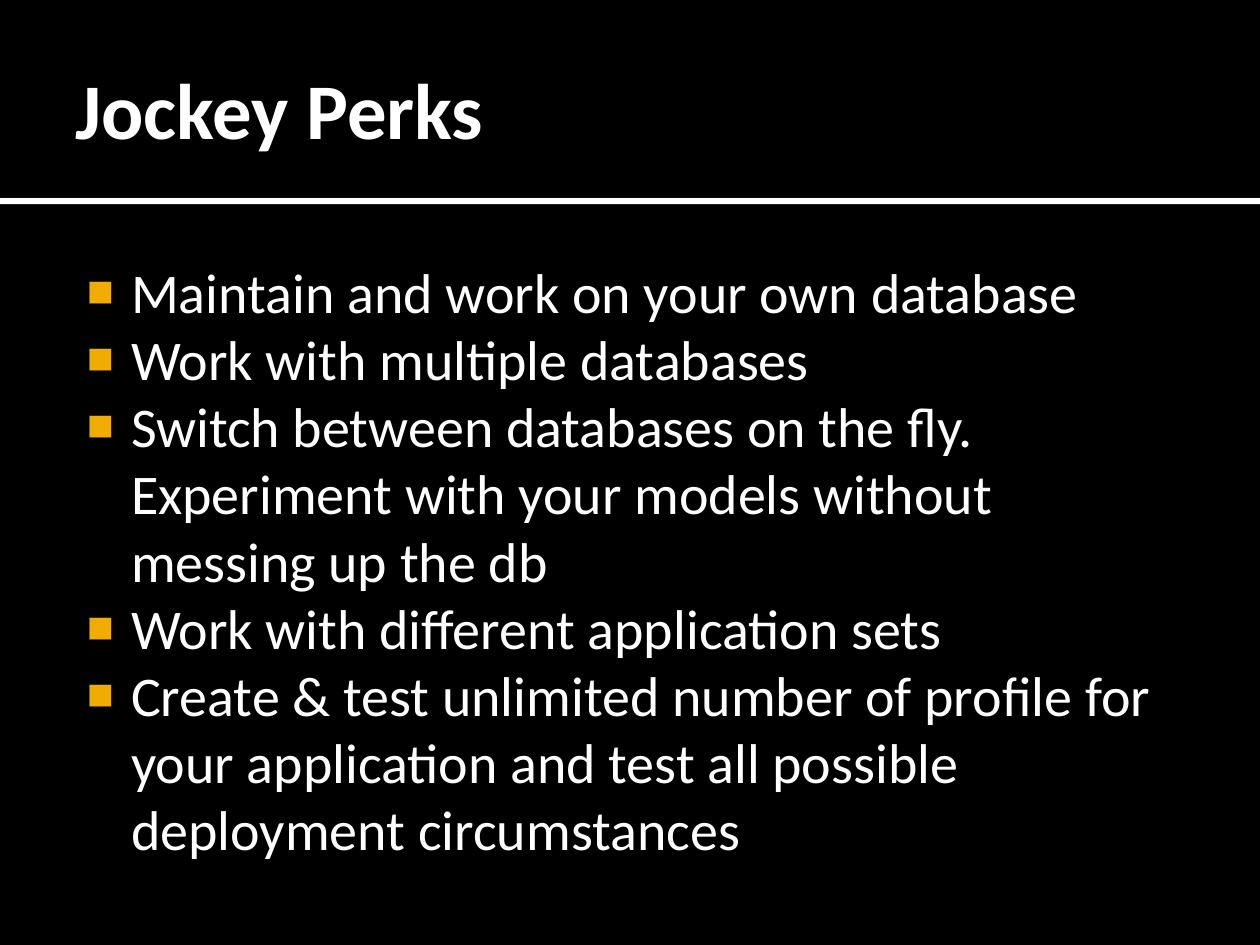
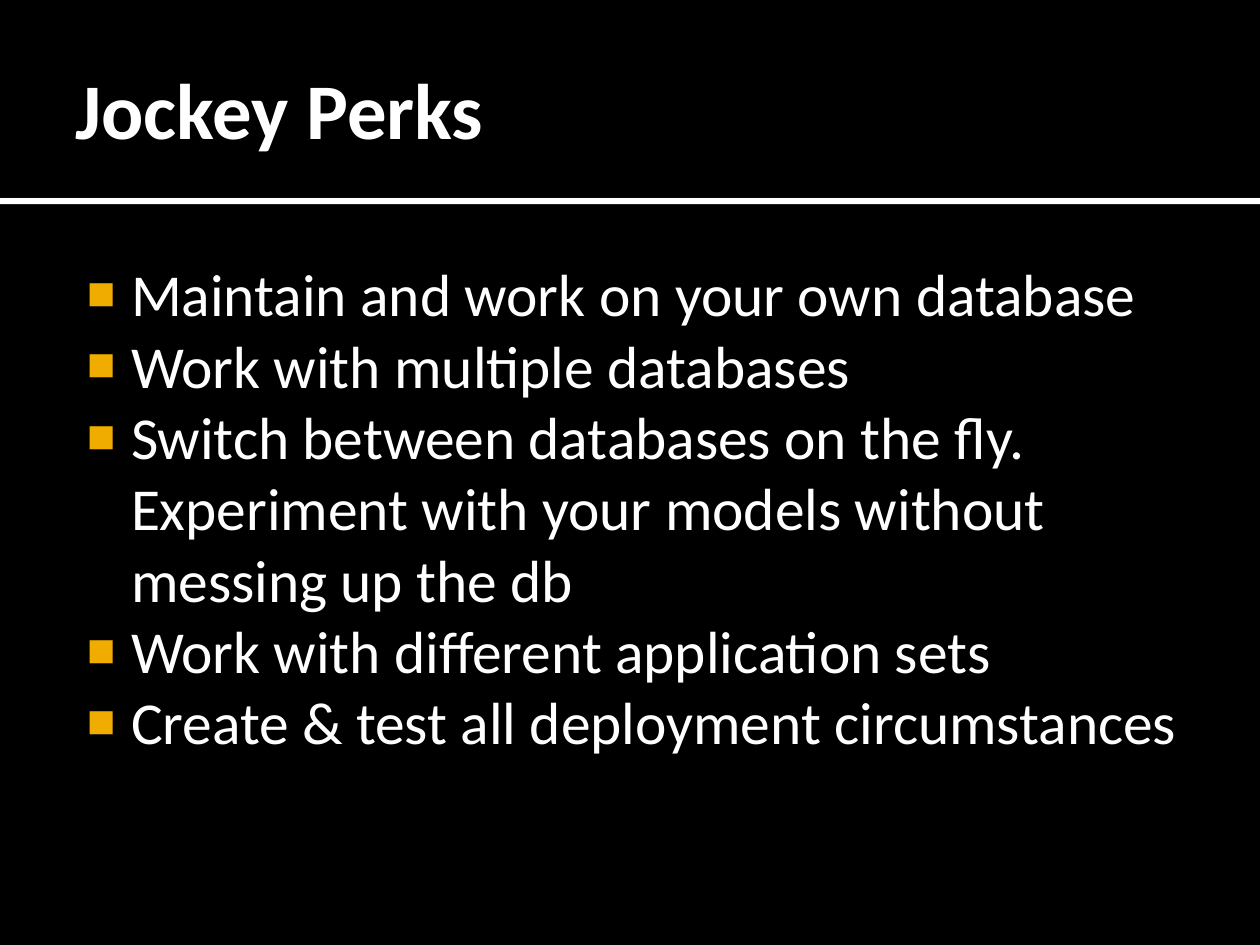
Before and after one commit to tarequeh/django-config, a slide deck: slide 9 of docs/Jockeying.pptx. Drawn at 1260x945 pixels with LibreOffice and Linux fonts; fonts in the diff are those of the drawing. Boxes give left, top, right and bottom in pixels: in the first picture for what was removed or moved away, otherwise in the second. Text is boxed around its words. In the diff, an @@ line names an element or a change of style, - is before the commit and + after.

```diff
--- a/docs/Jockeying.pptx
+++ b/docs/Jockeying.pptx
@@ text at [131, 274, 1135, 683]: size 32 to 34 pt in "Maintain and work on your own database", "Work with multiple databases", "Switch between databases on the fly. Experiment ...", "Work with different application sets" @@
@@ text at [131, 702, 1176, 754]: text changed; size 32 to 34 pt @@
-■ Create & test unlimited number of profile for your application and test all possible deployment circumstances
+■ Create & test all deployment circumstances
```
Also in this commit, not shown: 6 other slides changed.
